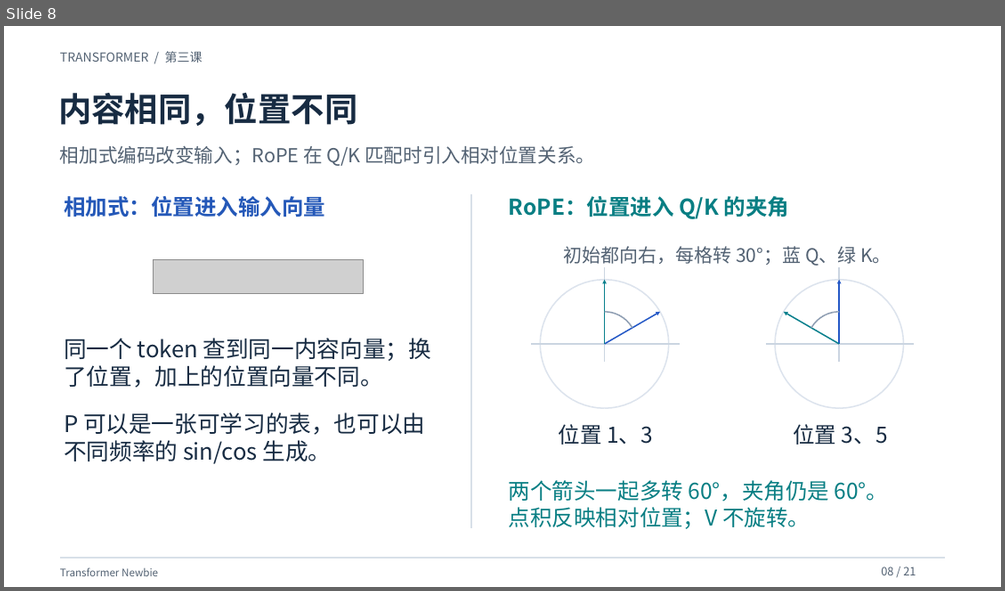
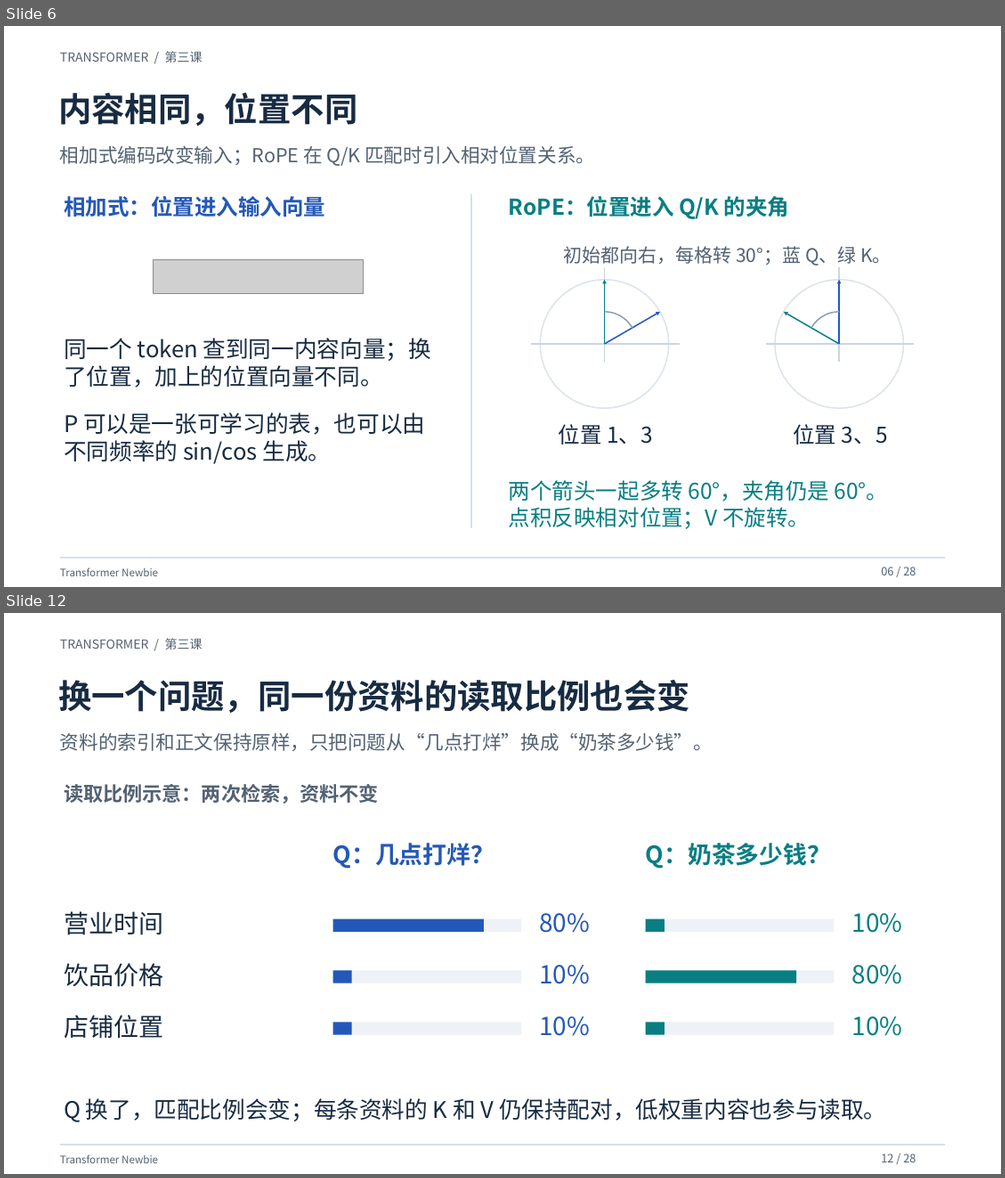
Before and after one commit to yangzy723/Transformer-Newbie, a slide deck: class3/class3_attention.pptx. Shown one above the other, each under a label of ours: slide 8 before the commit, slides 6 and 12 after it; the slides between them are not shown. The pictures are 1005x591 and 1005x1178 pixels, drawn with LibreOffice and Linux fonts; fonts in the diff are those of the drawing; grey boxes stand for pictures. Boxes give left, top, right and bottom in pixels: in the first picture for what was removed or moved away, otherwise in the second. Text is boxed around its words. In the diff, an @@ line names an element or a change of style, - is before the commit and + after.

```diff
--- a/class3/class3_attention.pptx
+++ b/class3/class3_attention.pptx
@@ slide 12 added at (4,613,1001,1174), background #FFFFFF @@
@@ rectangle added at (4,613,1001,1174), fill #FFFFFF @@
@@ text added at (60,638,202,649), 12 pt, text #536273 @@
+TRANSFORMER / 第三课
@@ text added at (58,680,690,713), 32 pt, text #172B42, bold @@
+换一个问题，同一份资料的读取比例也会变
@@ text added at (60,733,712,751), 18.5 pt, text #536273 @@
+资料的索引和正文保持原样，只把问题从“几点打烊”换成“奶茶多少钱”。
@@ text added at (64,784,379,803), 19 pt, text #536273, bold @@
+读取比例示意：两次检索，资料不变
@@ text added at (333,843,495,868), 23 pt, text #2458B8, bold @@
+Q：几点打烊？
@@ text added at (646,843,832,868), 23 pt, text #087E83, bold @@
+Q：奶茶多少钱？
@@ text added at (64,911,163,935), 24 pt, text #172B42 @@
+营业时间
@@ rectangle added at (333,919,521,932), fill #EEF1F5 @@
@@ rectangle added at (333,919,484,932), fill #2458B8 @@
@@ text added at (539,913,590,933), 24 pt, text #2458B8 @@
+80%
@@ rectangle added at (646,919,834,932), fill #EEF1F5 @@
@@ rectangle added at (646,919,664,932), fill #087E83 @@
@@ text added at (852,913,903,933), 24 pt, text #087E83 @@
+10%
@@ text added at (64,963,163,987), 24 pt, text #172B42 @@
+饮品价格
@@ rectangle added at (333,971,521,983), fill #EEF1F5 @@
@@ rectangle added at (333,971,352,983), fill #2458B8 @@
@@ text added at (539,965,590,984), 24 pt, text #2458B8 @@
+10%
@@ rectangle added at (646,971,834,983), fill #EEF1F5 @@
@@ rectangle added at (646,971,797,983), fill #087E83 @@
@@ text added at (852,965,903,984), 24 pt, text #087E83 @@
+80%
@@ text added at (64,1014,163,1038), 24 pt, text #172B42 @@
+店铺位置
@@ rectangle added at (333,1022,521,1035), fill #EEF1F5 @@
@@ rectangle added at (333,1022,352,1035), fill #2458B8 @@
@@ text added at (539,1016,590,1036), 24 pt, text #2458B8 @@
+10%
@@ rectangle added at (646,1022,834,1035), fill #EEF1F5 @@
@@ rectangle added at (646,1022,664,1035), fill #087E83 @@
@@ text added at (852,1016,903,1036), 24 pt, text #087E83 @@
+10%
@@ text added at (64,1098,887,1122), 22 pt, text #172B42 @@
+Q 换了，匹配比例会变；每条资料的 K 和 V 仍保持配对，低权重内容也参与读取。
@@ line added from (60, 1144) to (945, 1144), #D8E0E8 1.3 pt @@
@@ text added at (60,1154,158,1163), 10 pt, text #536273 @@
+Transformer Newbie
@@ text added at (881,1153,915,1162), 11 pt, text #536273 @@
+12 / 28
@@ what was slide 8 is now slide 6 @@
@@ slide 6 changed as well @@
@@ text at (881,566,915,575): text changed @@
-08 / 21
+06 / 28
```
Also in this commit, not shown: 18 other slides changed, 8 other slides added, 2 slides removed, 36 other files.
